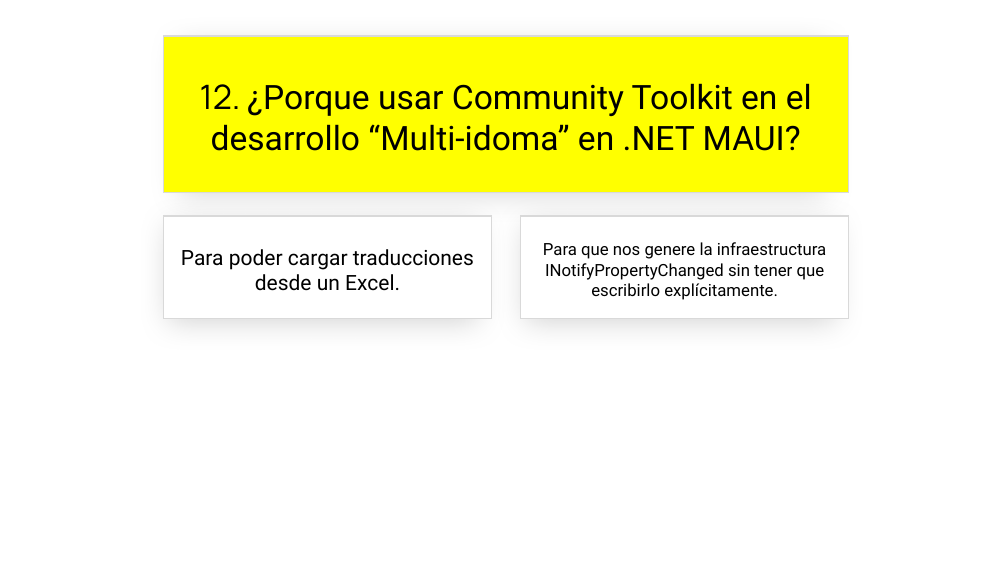
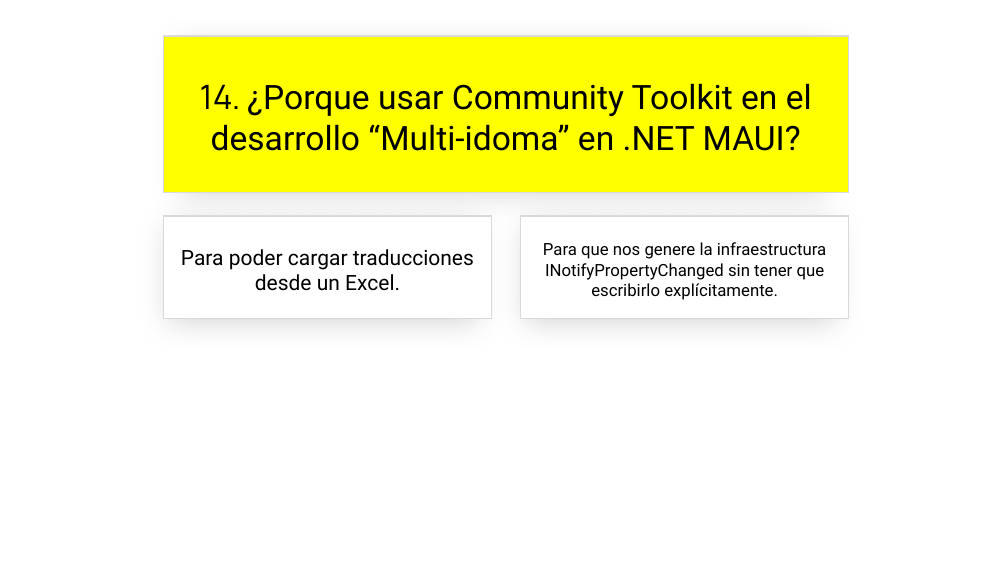
Before and after one commit to jsuarezruiz/SevillaDotNetConf2023, a slide deck: slide 29 of sevilladotnetconf-close.pptx (slide 25 before the commit). Drawn at 1008x567 pixels with LibreOffice and Linux fonts; fonts in the diff are those of the drawing. Boxes give left, top, right and bottom in pixels: in the first picture for what was removed or moved away, otherwise in the second. Text is boxed around its words. In the diff, an @@ line names an element or a change of style, - is before the commit and + after.

```diff
--- a/sevilladotnetconf-close.pptx
+++ b/sevilladotnetconf-close.pptx
@@ text in rectangle at (200, 83, 812, 151): text changed @@
-12. ¿Porque usar Community Toolkit en el desarrollo “Multi-idoma” en .NET MAUI?
+14. ¿Porque usar Community Toolkit en el desarrollo “Multi-idoma” en .NET MAUI?
```
Also in this commit, not shown: 18 other slides changed, 8 slides added, 1 other file.
